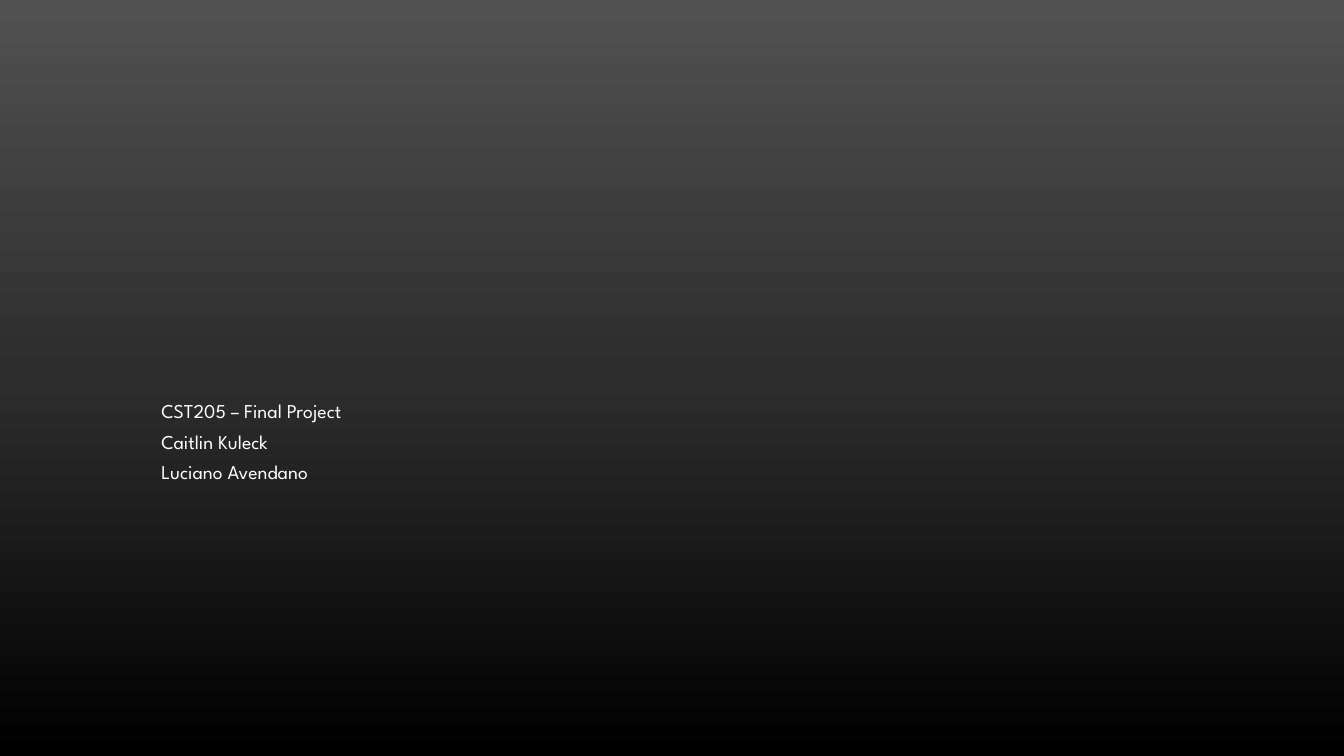
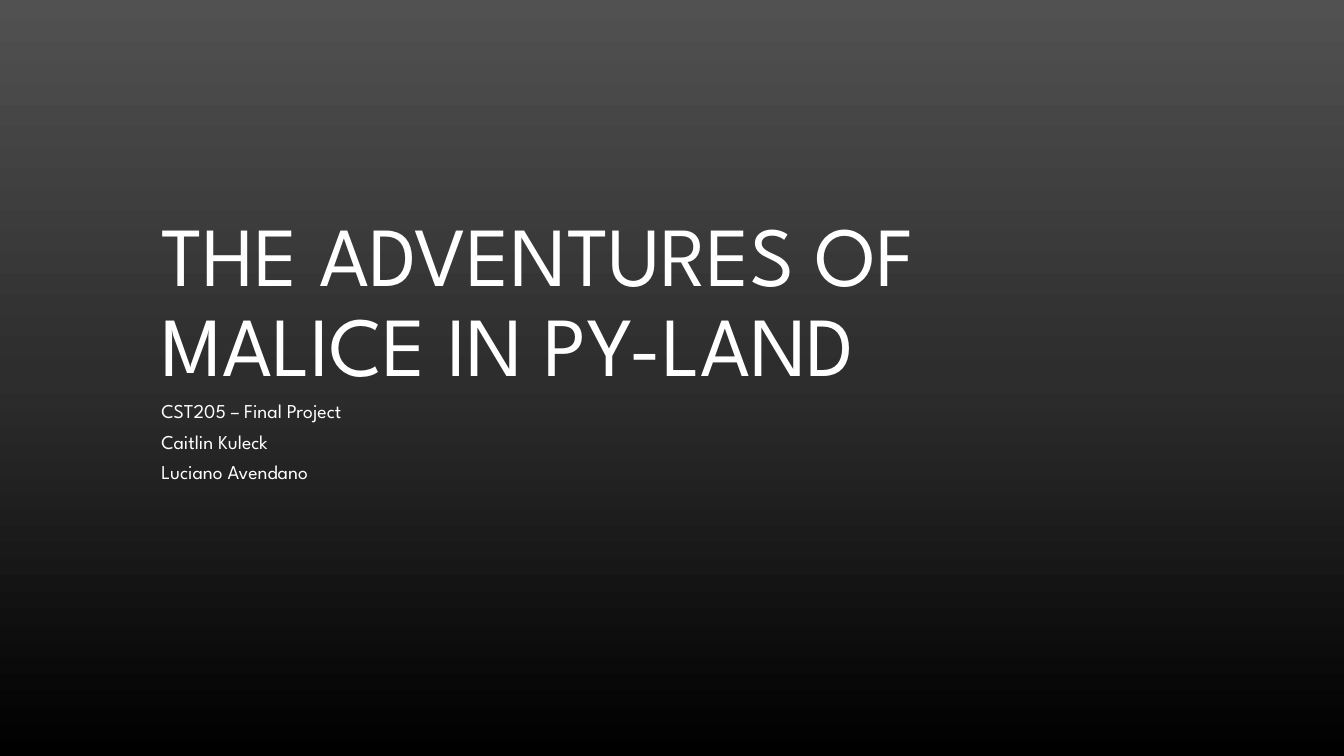
Before and after one commit to kTeaBear/Malice-in-Pyland, a slide deck: slide 1 of CST205 - Final Project Powerpoint.pptx. Drawn at 1344x756 pixels with LibreOffice and Linux fonts; fonts in the diff are those of the drawing; background and template pictures are left out. Boxes give left, top, right and bottom in pixels: in the first picture for what was removed or moved away, otherwise in the second. Text is boxed around its words. In the diff, an @@ line names an element or a change of style, - is before the commit and + after.

```diff
--- a/CST205 - Final Project Powerpoint.pptx
+++ b/CST205 - Final Project Powerpoint.pptx
@@ title added at (x1=161, y1=229, x2=914, y2=377), 60 pt, text #FFFFFF @@
+THE ADVENTURES OF MALICE IN PY-LAND
```
Also in this commit, not shown: 3 other slides changed, 1 slide added, 1 other file.
